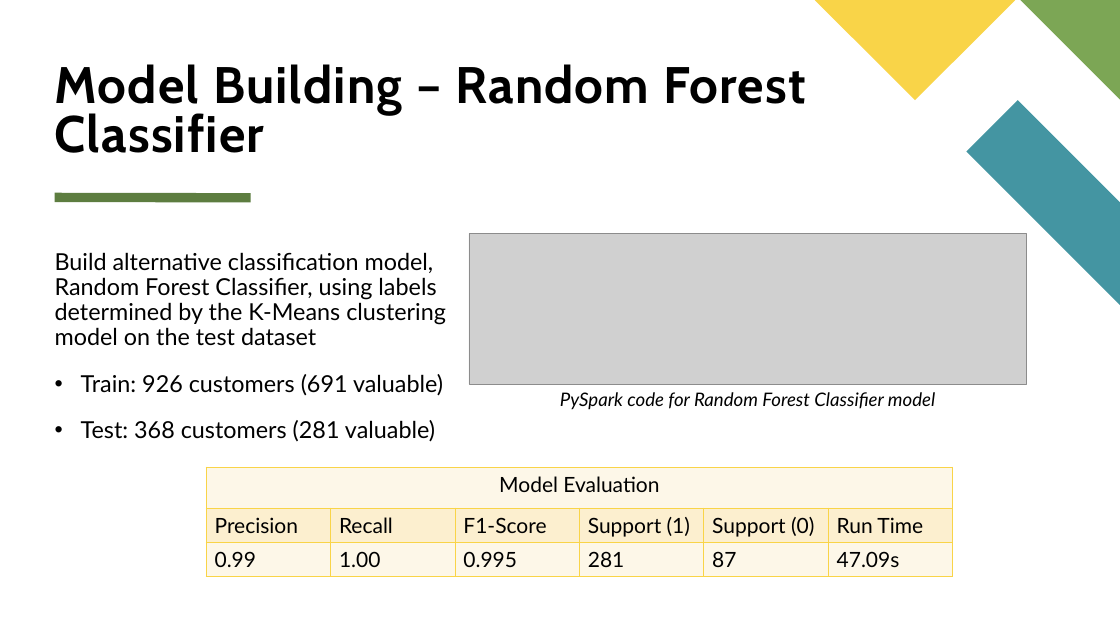
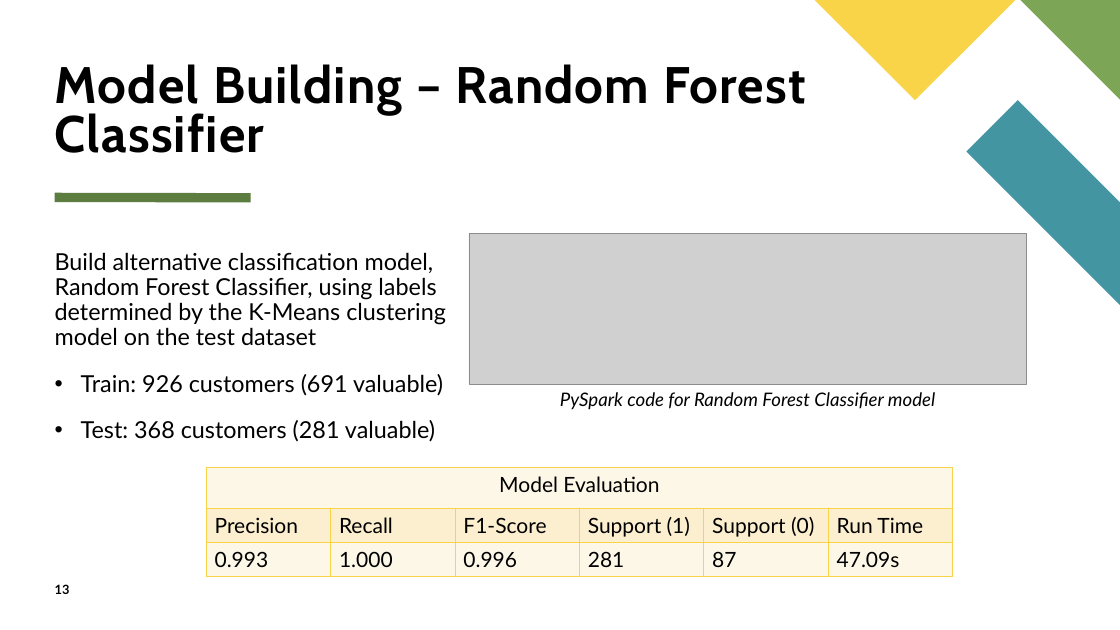
Before and after one commit to kstickmueller/CIS731-finalproject, a slide deck: slide 13 of Determing Customer Valuableness CIS731 Final Project.pptx (slide 12 before the commit). Drawn at 1120x630 pixels with LibreOffice and Linux fonts; fonts in the diff are those of the drawing; grey boxes stand for pictures. Boxes give left, top, right and bottom in pixels: in the first picture for what was removed or moved away, otherwise in the second. Text is boxed around its words. In the diff, an @@ line names an element or a change of style, - is before the commit and + after.

```diff
--- a/Determing Customer Valuableness CIS731 Final Project.pptx
+++ b/Determing Customer Valuableness CIS731 Final Project.pptx
@@ table at bbox=[206, 467, 952, 576] @@
-row 3: 0.99 | 1.00 | 0.995 | 281 | 87 | 47.09s
+row 3: 0.993 | 1.000 | 0.996 | 281 | 87 | 47.09s
@@ page number added at bbox=[55, 584, 70, 594], 11 pt, text #000000, bold @@
+13
```
Also in this commit, not shown: 14 other slides changed, 2 slides added, 1 other file.
